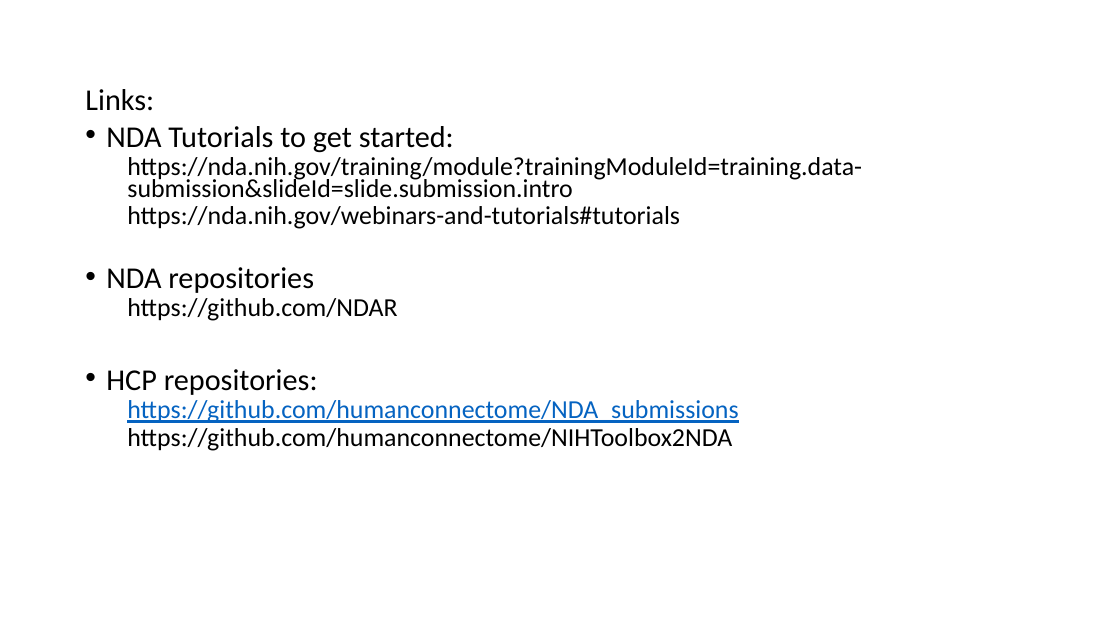
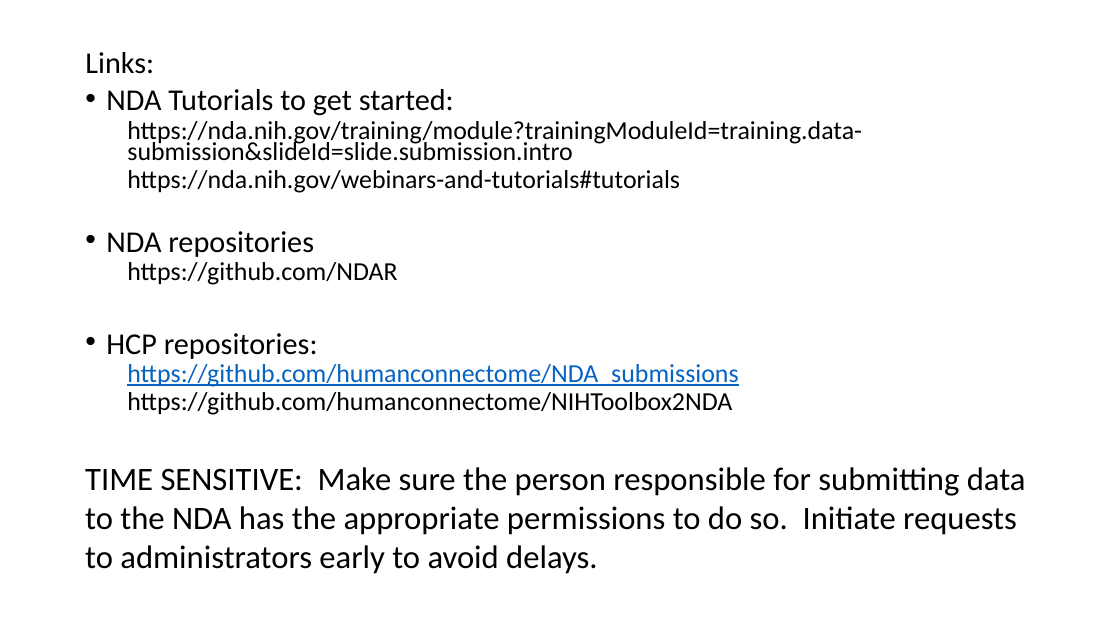
Before and after one commit to humanconnectome/NDA_submissions, a slide deck: slide 10 of Intro to Behavioral Data Harmonization with the NDA for Redcap and Box users.pptx. Drawn at 1120x630 pixels with LibreOffice and Linux fonts; fonts in the diff are those of the drawing. Boxes give left, top, right and bottom in pixels: in the first picture for what was removed or moved away, otherwise in the second. Text is boxed around its words. In the diff, an @@ line names an element or a change of style, - is before the commit and + after.

```diff
--- a/Intro to Behavioral Data Harmonization with the NDA for Redcap and Box users.pptx
+++ b/Intro to Behavioral Data Harmonization with the NDA for Redcap and Box users.pptx
@@ text "Links:": place and size @@
-text "Links:" at <box>85,89,862,451</box>
+text "Links:" at <box>85,52,862,415</box>
@@ text added at <box>85,467,1026,574</box>, 28 pt, text #000000 @@
+TIME SENSITIVE: Make sure the person responsible for submitting data to the NDA has the appropriate permissions to do so. Initiate requests to administrators early to avoid delays.
```
Also in this commit, not shown: 1 other slide changed, 2 other files.
